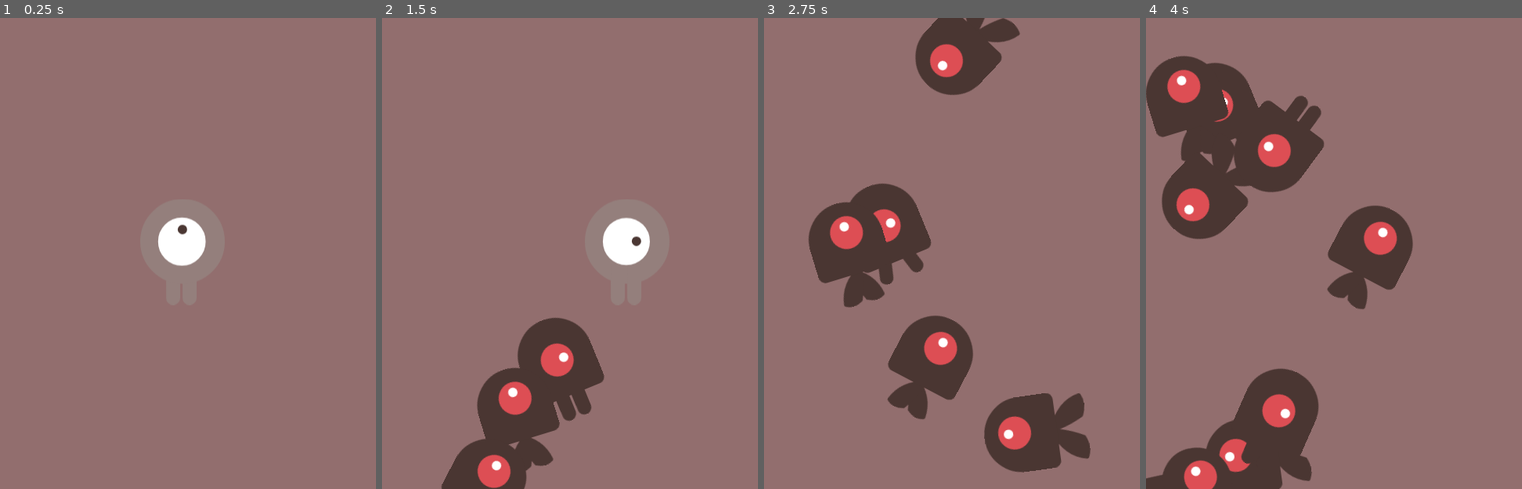
Above: before the commit, frames 1-4 (left to right).
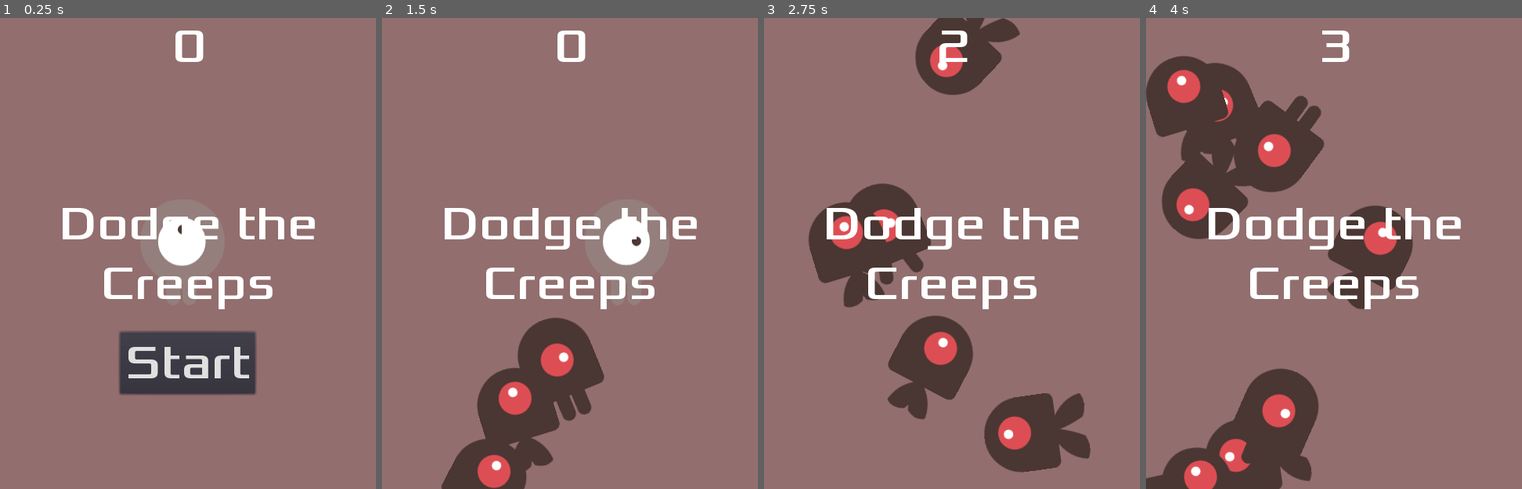
Above: after the commit, the same moments.

Repository: quiet-night-studio/first-game
Game: Godot game, scene res://Main.tscn
Same seed, same stepped clock (60 frames per second), same inputs: the game is played once before the commit and once after it.
Inputs (mouse positions are in pixels of both pictures, inside the frame that each line leads up to):
- Up to frame 1 (0.25 s): no input
- Up to frame 2 (1.5 s): click (570, 361) at 0.5 s, where only the run after the commit has a clickable "Start"; hold D (move_right) from 1.28 s (still down)
- Up to frame 3 (2.75 s): release D (move_right) at 2.03 s; hold S (move_down) from 2.03 s (still down)
- Up to frame 4 (4 s): release S (move_down) at 2.78 s; hold D (move_right) 2.78-3.53 s; hold W (move_up) from 3.53 s (still down)

The runs differ from the first frame. In frame 1, 7.9% of the frame differs, in the area x 16-84%, y 2-80%; in frame 2, 3.1%; in frame 3, 3.2%; in frame 4, 3.2%.

Commit message:
Progress in video
45-57 (timestamp)

Diff:
--- /dev/null
+++ b/HUD.gd
@@ -0,0 +1,23 @@
+extends CanvasLayer
+
+signal start_game
+
+func update_score(score):
+	$ScoreLabel.text =  str(score)
+
+func show_message(text):
+	$MessageLabel.text = text
+	$MessageLabel.show()
+	$MessageTimer.start()
+
+func show_game_over():
+	show_message("Game Over")
+
+func _on_Button_pressed():
+	$Button.hide()
+	emit_signal("start_game")
+
+
+
+func _on_MessageTimer_timeout():
+	$MessageLabel.hide()
--- /dev/null
+++ b/HUD.tscn
@@ -0,0 +1,61 @@
+[gd_scene load_steps=6 format=2]
+
+[ext_resource path="res://fonts/xolonium-regular.ttf" type="DynamicFontData" id=1]
+[ext_resource path="res://HUD.gd" type="Script" id=2]
+
+[sub_resource type="DynamicFont" id=1]
+size = 60
+font_data = ExtResource( 1 )
+
+[sub_resource type="DynamicFontData" id=2]
+font_path = "res://fonts/xolonium-regular.ttf"
+
+[sub_resource type="DynamicFont" id=3]
+size = 60
+font_data = SubResource( 2 )
+
+[node name="HUD" type="CanvasLayer"]
+script = ExtResource( 2 )
+
+[node name="ScoreLabel" type="Label" parent="."]
+anchor_left = 0.5
+anchor_right = 0.5
+margin_left = -238.0
+margin_right = 241.0
+margin_bottom = 73.0
+custom_fonts/font = SubResource( 1 )
+text = "0"
+align = 1
+
+[node name="MessageLabel" type="Label" parent="."]
+anchor_left = 0.5
+anchor_top = 0.5
+anchor_right = 0.5
+anchor_bottom = 0.5
+margin_left = -238.5
+margin_top = -74.5
+margin_right = 238.5
+margin_bottom = 74.5
+custom_fonts/font = SubResource( 3 )
+text = "Dodge the Creeps"
+align = 1
+autowrap = true
+
+[node name="Button" type="Button" parent="."]
+anchor_left = 0.5
+anchor_top = 0.5
+anchor_right = 0.5
+anchor_bottom = 0.5
+margin_left = -87.0
+margin_top = 100.0
+margin_right = 86.0
+margin_bottom = 179.0
+custom_fonts/font = SubResource( 3 )
+text = "Start"
+
+[node name="MessageTimer" type="Timer" parent="."]
+wait_time = 2.0
+one_shot = true
+
+[connection signal="pressed" from="Button" to="." method="_on_Button_pressed"]
+[connection signal="timeout" from="MessageTimer" to="." method="_on_MessageTimer_timeout"]
--- a/Main.gd
+++ b/Main.gd
@@ -1,9 +1,18 @@
 extends Node
 
 export (PackedScene) var mob_scene
+var score = 0
 
 func _ready():
 	randomize()
+
+func new_game():
+	score = 0
+	$ScoreTimer.start()
+
+func game_over():
+	$ScoreTimer.stop()
+
 
 func _on_MobTimer_timeout():
 	var mob_spawn_location = get_node("MobPath/MobSpwanLocation")
@@ -20,3 +29,8 @@
 
 	var velocity = Vector2(rand_range(mob.min_speed, mob.max_speed), 0)
 	mob.linear_velocity = velocity.rotated(direction)
+
+
+func _on_ScoreTimer_timeout():
+	score += 1
+	$HUD.update_score(score)
--- a/Main.tscn
+++ b/Main.tscn
@@ -1,8 +1,9 @@
-[gd_scene load_steps=5 format=2]
+[gd_scene load_steps=6 format=2]
 
 [ext_resource path="res://Main.gd" type="Script" id=1]
 [ext_resource path="res://Mob.tscn" type="PackedScene" id=2]
 [ext_resource path="res://Player.tscn" type="PackedScene" id=3]
+[ext_resource path="res://HUD.tscn" type="PackedScene" id=4]
 
 [sub_resource type="Curve2D" id=1]
 _data = {
@@ -30,4 +31,10 @@
 [node name="Player" parent="." instance=ExtResource( 3 )]
 position = Vector2( 233, 298 )
 
+[node name="HUD" parent="." instance=ExtResource( 4 )]
+
+[node name="ScoreTimer" type="Timer" parent="."]
+
 [connection signal="timeout" from="MobTimer" to="." method="_on_MobTimer_timeout"]
+[connection signal="start_game" from="HUD" to="." method="new_game"]
+[connection signal="timeout" from="ScoreTimer" to="." method="_on_ScoreTimer_timeout"]
--- a/Player.gd
+++ b/Player.gd
@@ -42,6 +42,7 @@
 	show()
 	$CollisionShape2D.disabled = false
 
+
 func _on_Player_body_entered(_body):
 	hide()
 	$CollisionShape2D.set_deferred("disabled", true)
